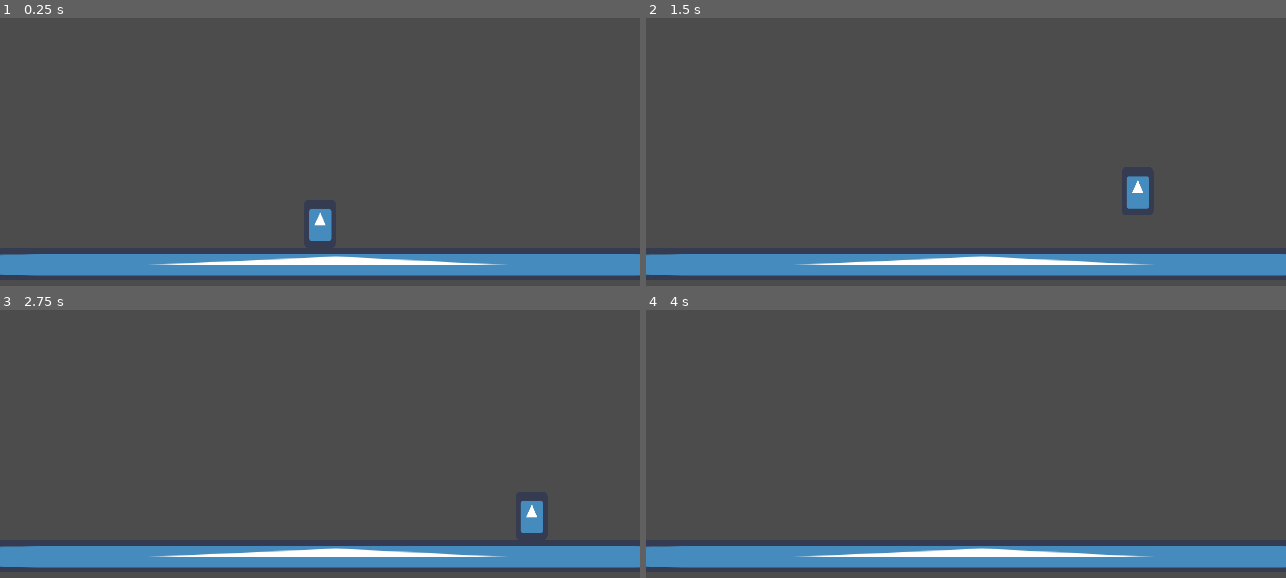
Above: before the commit, frames 1-4 (two rows, left to right).
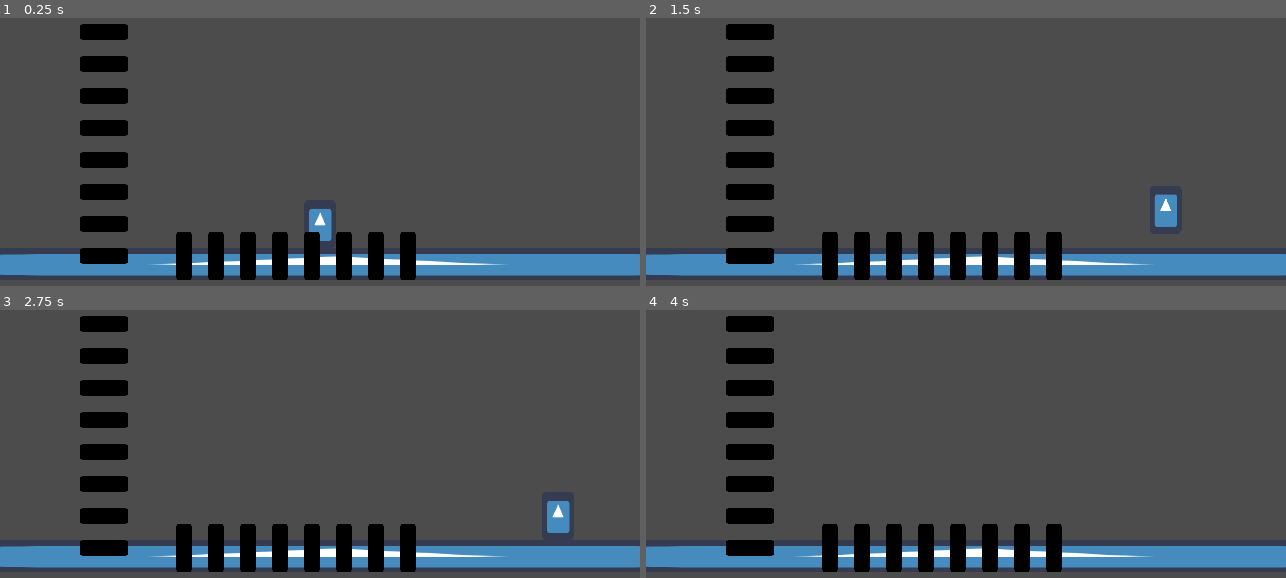
Above: after the commit, the same moments.

Repository: SleepingPhoenix1/Experimenting-with-movement
Game: Godot game, scene res://scenes/test_level.tscn
Same seed, same stepped clock (60 frames per second), same inputs: the game is played once before the commit and once after it. The engine's default icon, where the game draws it, is replaced by a stand-in: a white triangle on a blue panel in a dark square.
Inputs:
- Up to frame 1 (0.25 s): no input
- Up to frame 2 (1.5 s): tap Enter at 0.5 s; hold Right (ui_right) from 0.53 s (still down); tap Space (ui_jump) at 0.6, 0.77, 1.07, 1.35 s
- Up to frame 3 (2.75 s): tap Space (ui_jump) at 1.52, 1.82, 2.1 s; release Right (ui_right) at 2.03 s; hold Left (ui_left) from 2.03 s (still down)
- Up to frame 4 (4 s): release Left (ui_left) at 2.78 s; hold Right (ui_right) from 2.78 s (still down); tap Space (ui_jump) at 2.85, 3.02, 3.32, 3.6, 3.77 s

The runs differ from the first frame. In frame 1, 7.1% of the frame differs, in the area x 12-65%, y 2-98%; in frame 2, 7.9%, in the area x 12-83%, y 2-98%; in frame 3, 7.9%; in frame 4, 7.1%.

Commit message:
polishing movement
added parameters to control movement

Diff:
--- a/scenes/player.tscn
+++ b/scenes/player.tscn
@@ -9,6 +9,7 @@
 [node name="KinematicBody2D" type="KinematicBody2D"]
 script = ExtResource( 2 )
 deceleration = 20
+jump_slowing_down = 30
 jump_height = 25.0
 jump_time_to_peak = 0.3
 jump_time_to_descent = 0.2
--- a/scenes/test_level.tscn
+++ b/scenes/test_level.tscn
@@ -26,5 +26,108 @@
 
 [node name="KinematicBody2D" parent="Camera2D" instance=ExtResource( 2 )]
 position = Vector2( 0, 40 )
-acceleration = 20
-deceleration = 7
+acceleration = 30
+deceleration = 15
+max_speed = 150
+jump_slowing_down = 40
+lowfallMultiplier = 30
+
+[node name="Icon" type="Sprite" parent="."]
+modulate = Color( 0, 0, 0, 1 )
+position = Vector2( -92, 196 )
+scale = Vector2( 0.125, 0.375 )
+texture = ExtResource( 1 )
+
+[node name="Icon2" type="Sprite" parent="."]
+modulate = Color( 0, 0, 0, 1 )
+position = Vector2( -76, 196 )
+scale = Vector2( 0.125, 0.375 )
+texture = ExtResource( 1 )
+
+[node name="Icon3" type="Sprite" parent="."]
+modulate = Color( 0, 0, 0, 1 )
+position = Vector2( -60, 196 )
+scale = Vector2( 0.125, 0.375 )
+texture = ExtResource( 1 )
+
+[node name="Icon4" type="Sprite" parent="."]
+modulate = Color( 0, 0, 0, 1 )
+position = Vector2( -44, 196 )
+scale = Vector2( 0.125, 0.375 )
+texture = ExtResource( 1 )
+
+[node name="Icon5" type="Sprite" parent="."]
+modulate = Color( 0, 0, 0, 1 )
+position = Vector2( -28, 196 )
+scale = Vector2( 0.125, 0.375 )
+texture = ExtResource( 1 )
+
+[node name="Icon6" type="Sprite" parent="."]
+modulate = Color( 0, 0, 0, 1 )
+position = Vector2( -12, 196 )
+scale = Vector2( 0.125, 0.375 )
+texture = ExtResource( 1 )
+
+[node name="Icon7" type="Sprite" parent="."]
+modulate = Color( 0, 0, 0, 1 )
+position = Vector2( 4, 196 )
+scale = Vector2( 0.125, 0.375 )
+texture = ExtResource( 1 )
+
+[node name="Icon8" type="Sprite" parent="."]
+modulate = Color( 0, 0, 0, 1 )
+position = Vector2( 20, 196 )
+scale = Vector2( 0.125, 0.375 )
+texture = ExtResource( 1 )
+
+[node name="Node2D" type="Node2D" parent="."]
+position = Vector2( 64, 176 )
+rotation = 1.5708
+
+[node name="Icon9" type="Sprite" parent="Node2D"]
+modulate = Color( 0, 0, 0, 1 )
+position = Vector2( -92, 196 )
+scale = Vector2( 0.125, 0.375 )
+texture = ExtResource( 1 )
+
+[node name="Icon10" type="Sprite" parent="Node2D"]
+modulate = Color( 0, 0, 0, 1 )
+position = Vector2( -76, 196 )
+scale = Vector2( 0.125, 0.375 )
+texture = ExtResource( 1 )
+
+[node name="Icon11" type="Sprite" parent="Node2D"]
+modulate = Color( 0, 0, 0, 1 )
+position = Vector2( -60, 196 )
+scale = Vector2( 0.125, 0.375 )
+texture = ExtResource( 1 )
+
+[node name="Icon12" type="Sprite" parent="Node2D"]
+modulate = Color( 0, 0, 0, 1 )
+position = Vector2( -44, 196 )
+scale = Vector2( 0.125, 0.375 )
+texture = ExtResource( 1 )
+
+[node name="Icon13" type="Sprite" parent="Node2D"]
+modulate = Color( 0, 0, 0, 1 )
+position = Vector2( -28, 196 )
+scale = Vector2( 0.125, 0.375 )
+texture = ExtResource( 1 )
+
+[node name="Icon14" type="Sprite" parent="Node2D"]
+modulate = Color( 0, 0, 0, 1 )
+position = Vector2( -12, 196 )
+scale = Vector2( 0.125, 0.375 )
+texture = ExtResource( 1 )
+
+[node name="Icon15" type="Sprite" parent="Node2D"]
+modulate = Color( 0, 0, 0, 1 )
+position = Vector2( 4, 196 )
+scale = Vector2( 0.125, 0.375 )
+texture = ExtResource( 1 )
+
+[node name="Icon16" type="Sprite" parent="Node2D"]
+modulate = Color( 0, 0, 0, 1 )
+position = Vector2( 20, 196 )
+scale = Vector2( 0.125, 0.375 )
+texture = ExtResource( 1 )
--- a/scripts/player.gd
+++ b/scripts/player.gd
@@ -1,7 +1,10 @@
 extends KinematicBody2D
+signal landed
 
+var tick = false
 var current_speed = 0
 var is_moving = false
+var has_jumped = false
 var direction
 
 export var acceleration = 10
@@ -16,6 +19,7 @@
 export var jump_height : float
 export var jump_time_to_peak : float
 export var jump_time_to_descent : float
+export var lowfallMultiplier = 1
 
 onready var jump_velocity : float = ((2.0 * jump_height) / jump_time_to_peak) * -1.0
 onready var jump_gravity : float = ((-2.0 * jump_height) / (jump_time_to_peak * jump_time_to_peak)) * -1.0
@@ -23,24 +27,35 @@
 
 
 func _ready():
-	pass
+	#for some reason has_jumped fires off without a reason
+	max_speed -= jump_slowing_down
 
 
 func _process(delta):
-	max_speed * 2
-
+	if has_jumped and is_on_floor():
+		max_speed += jump_slowing_down
+		has_jumped = false
+		tick = false
 
 func _physics_process(delta):
 	movement()
-	#print(max_speed)
+	#print(velocity.x)
 
+	#lowers max speed if in air
 	if !is_on_floor():
+		#gravity
 		velocity.y += get_gravity() * delta
-
+		if has_jumped and !tick:
+			max_speed -= jump_slowing_down
+			tick = true
+		has_jumped = true
 
 	if Input.is_action_just_pressed("ui_jump") and is_on_floor():
 		jump()
 
+	#low jumping
+	if has_jumped and Input.is_action_just_released("ui_jump") and velocity.y < 0:
+		velocity.y += lowfallMultiplier
 
 
 func movement():
@@ -82,9 +97,8 @@
 	else: velocity.x = 0
 
 
-func get_gravity() -> float:
+func get_gravity() -> float:  #sets gravity type
 	return jump_gravity if velocity.y < 0.0 else fall_gravity
 
-func jump():
+func jump(): #jumping
 	velocity.y = jump_velocity
-	#/max_speed -= jump_slowing_down
